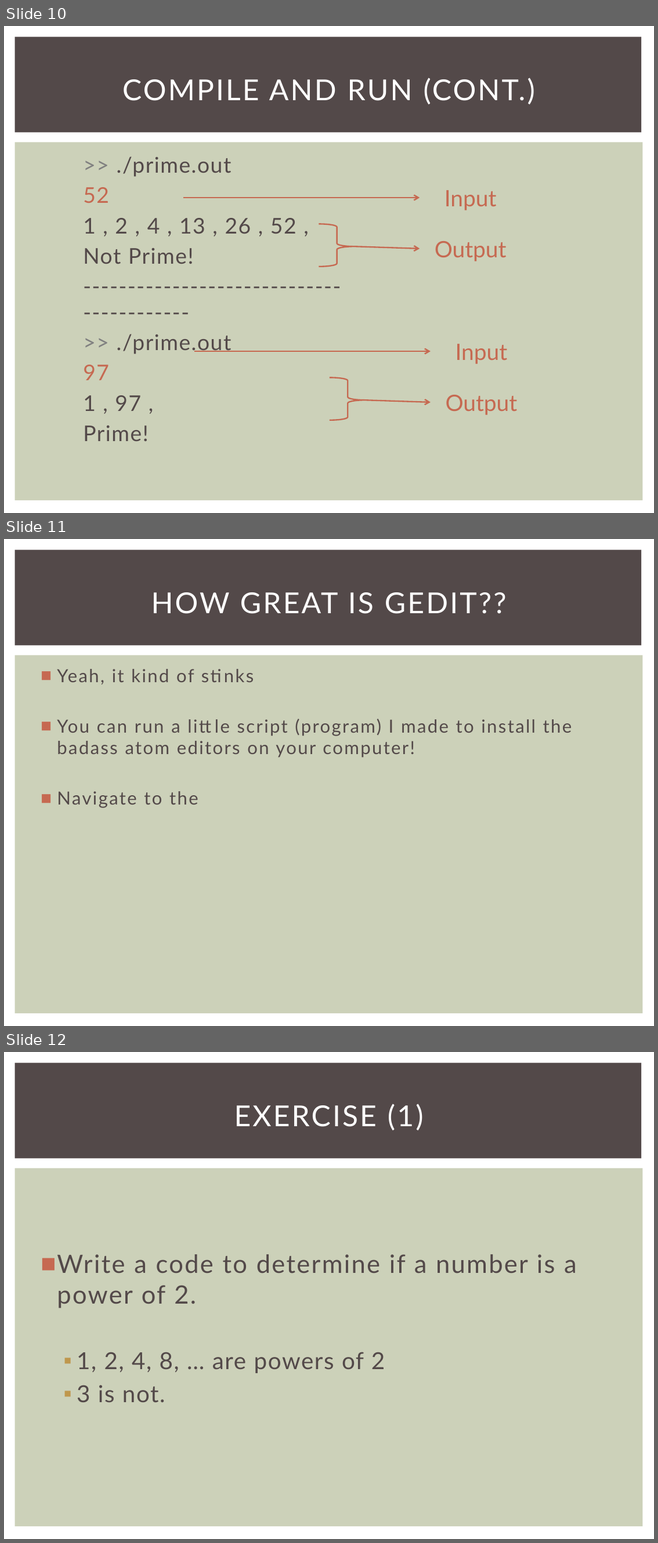
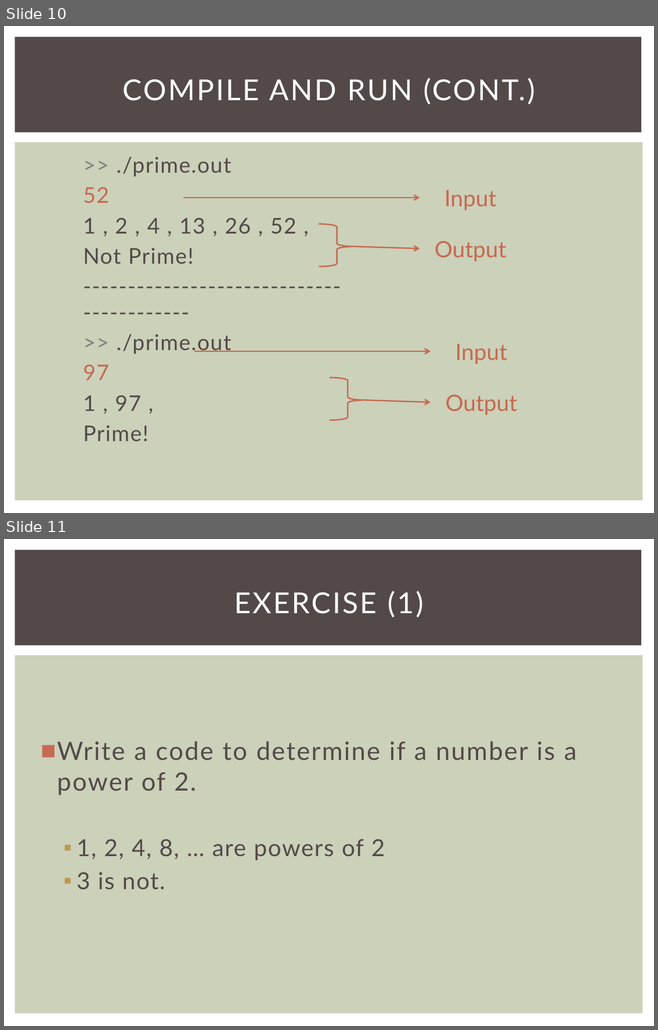
Before and after one commit to JonathanZip/COP3503-Fall2016, a slide deck: Lab_01/Lab1-Max.pptx. Shown one above the other, each under a label of ours: slides 10, 11 and 12 before the commit, slides 10 and 11 after it. The pictures are 658x1543 and 658x1030 pixels, drawn with LibreOffice and Linux fonts; fonts in the diff are those of the drawing. Boxes give left, top, right and bottom in pixels: in the first picture for what was removed or moved away, otherwise in the second. Text is boxed around its words. In the diff, an @@ line names an element or a change of style, - is before the commit and + after.

```diff
--- a/Lab_01/Lab1-Max.pptx
+++ b/Lab_01/Lab1-Max.pptx
@@ slide 11 removed at (4,539,654,1026), background #FFFFFF; not listed: 2 template elements that a slide beside it also shows @@
@@ title removed at (151,592,506,614) @@
-HOW GREAT IS GEDIT??
@@ text removed at (57,669,572,808) @@
-■ Yeah, it kind of stinks
-■ You can run a little script (program) I made to install the badass atom editors on your computer!
-■ Navigate to the
@@ what was slide 12 is now slide 11 @@
```
Also in this commit, not shown: 2 slides changed, 10 other files.
